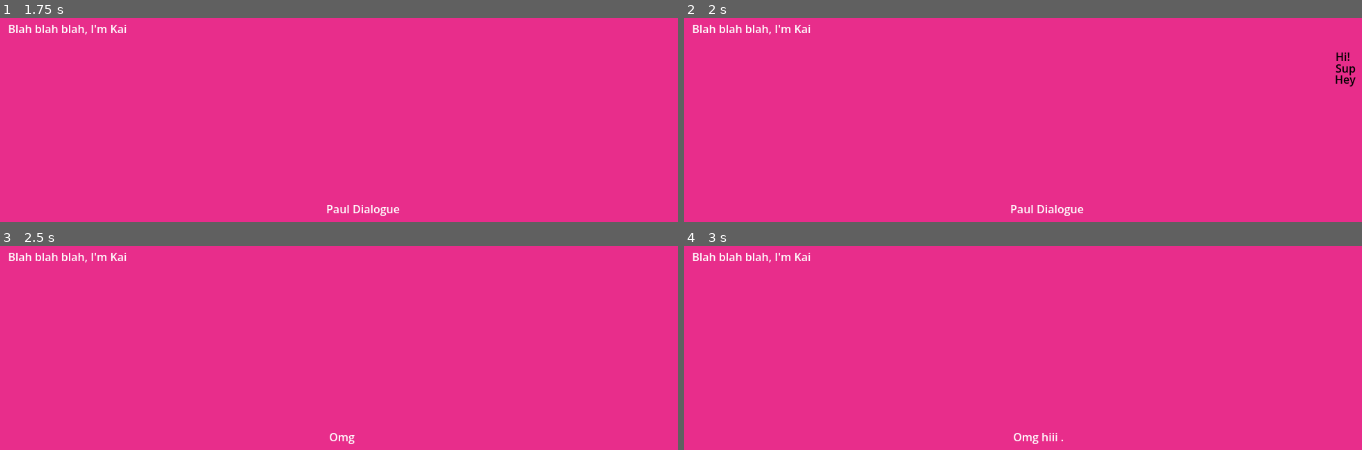
Above: before the commit, frames 1-4 (two rows, left to right).
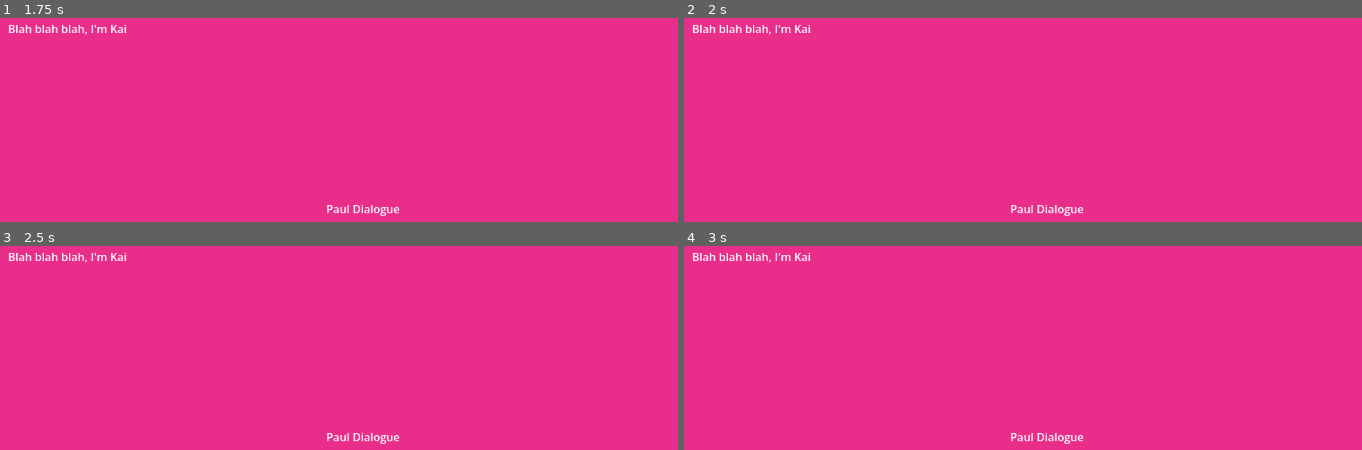
Above: after the commit, the same moments.

Repository: Chas-w/101_Lesbian_Dates
Game: Godot game, scene res://Templates/Scenes/issue_template.tscn
The game is run twice, just before and just after one commit, with the same random seed, the same clock (stepped at 60 frames per second) and the same inputs. The engine's default icon, where the game draws it, is replaced by a stand-in: a white triangle on a blue panel in a dark square.
Inputs (mouse positions are in pixels of both pictures, inside the frame that each line leads up to):
- Up to frame 1 (1.75 s): tap Enter (Enter) at 0.5, 0.6, 1.35 s
- Up to frame 2 (2 s): no input
- Up to frame 3 (2.5 s): click (657, 284) at 2 s, where only the run before the commit has a clickable "Hi!"
- Up to frame 4 (3 s): tap Space at 2.75 s; tap Enter (Enter) at 2.85 s

Frame 1 is identical in both runs. In frame 2, 0.2% of the frame differs, in the area x 96-100%, y 16-34%; in frame 3, 0.3%; in frame 4, 0.3%, in the area x 48-59%, y 91-98%.
Error after the commit: Invalid access to property or key 'Queue' on a base object of type 'Dictionary'. (res://Scripts/dialogue_manager.gd:88)

Commit message:
animations queue

Diff:
--- a/Data/Issue_001.json
+++ b/Data/Issue_001.json
@@ -4,76 +4,92 @@
 			{
 				"Status" : "scared",
 				"Status_is_Array" : false,
+				"Wait_For_Progression" : false,
 				"Line" : "Wait Kai I'm scared!",
 				"Vibe" : "Flirty",
 				"One_off" : false,
 				"Interruption" : false,
-				"Queue" : null
+				"Queue" : null,
+				"Queue_Async" : false
 
 			},
 			{
 				"Status" : "just do it!",
 				"Status_is_Array" : false,
+				"Wait_For_Progression" : false,
 				"Line" : "Just get it overwith!",
 				"Vibe" : "Flirty",
 				"One_off" : false,
 				"Interruption" : false,
-				"Queue" : null
+				"Queue" : null,
+				"Queue_Async" : false
 
 			},
 			{
 				"Status" : "bad idea",
 				"Status_is_Array" : false,
+				"Wait_For_Progression" : false,
 				"Line" : "I'm gonna get an infection",
 				"Vibe" : "Flirty",
 				"One_off" : false,
 				"Interruption" : false,
-				"Queue" : null
+				"Queue" : null,
+				"Queue_Async" : false
 			},
 			{
 				"Status" : "ouch",
 				"Status_is_Array" : false,
+				"Wait_For_Progression" : false,
 				"Line" : "OWW! OUCH . . . . . . ow . . . ok it's not that bad anymore",
 				"Vibe" : "Flirty",
 				"One_off" : false,
 				"Interruption" : false,
-				"Queue" : null
+				"Queue" : null,
+				"Queue_Async" : false
 			},
 			{
 				"Status" : "jesus",
 				"Status_is_Array" : false,
+				"Wait_For_Progression" : false,
 				"Line" : "jesus christ I'm so scared",
 				"Vibe" : "Flirty",
 				"One_off" : true,
 				"Interruption" : false,
-				"Queue" : null
+				"Queue" : null,
+				"Queue_Async" : false
 			},
 			{
 				"Status" : "jesus",
 				"Status_is_Array" : false,
+				"Wait_For_Progression" : false,
 				"Line" : "jesus christ I'm so scared",
 				"Vibe" : "Flirty",
 				"One_off" : true,
 				"Interruption" : false,
-				"Queue" : null
+				"Queue" : null,
+				"Queue_Async" : false
 			},
 			{
 				"Status" : "sensative",
 				"Status_is_Array" : false,
+				"Wait_For_Progression" : false,
 				"Line" : "my nips are so sensative though this is gonna hurt",
 				"Vibe" : "Flirty",
 				"One_off" : true,
 				"Interruption" : false,
-				"Queue" : null
+				"Queue" : null,
+				"Queue_Async" : false
 			},
 			{
 				"Status" : "idiot",
 				"Status_is_Array" : false,
+				"Wait_For_Progression" : false,
 				"Line" : "this is really stupid you know",
 				"Vibe" : "Flirty",
 				"One_off" : true,
 				"Interruption" : false,
-				"Queue" : null
+				"Queue" : null,
+				"Queue_Async" : false
 			}
 		]
 	},
@@ -84,70 +100,82 @@
 			{
 				"Status" : "next",
 				"Status_is_Array" : false,
+				"Wait_For_Progression" : true,
 				"Line" : "ok . . . ",
 				"Vibe" : "Friendly",
 				"Player_Response" : false,
 				"Next_Status" : "countdown 5",
 				"Response_Options" : null,
 				"Exit_Moment" : false,
-				"Queue" : null
+				"Queue" : null,
+				"Queue_Async" : false
 			},
 			{
 				"Status" : "countdown 5",
 				"Status_is_Array" : false,
+				"Wait_For_Progression" : false,
 				"Line" : "5 . . . ",
 				"Vibe" : "Friendly",
 				"Player_Response" : true,
 				"Next_Status" : null,
 				"Response_Options" : ["scared","just do it!","bad idea"],
 				"Exit_Moment" : false,
-				"Queue" : null
+				"Queue" : null ,
+				"Queue_Async" : false
 			},
 			{
 				"Status" : ["scared","just do it!","bad idea"]  ,
 				"Status_is_Array" : true,
+				"Wait_For_Progression" : false,
 				"Line" : "haha it'll be ok . . . ",
 				"Vibe" : "Flirty",
 				"Player_Response" : false,
 				"Next_Status" : "countdown 4",
 				"Response_Options" : null,
 				"Exit_Moment" : false,
-				"Queue" : null
+				"Queue" : null,
+				"Queue_Async" : false
 
 			},
 			{
 				"Status" : "countdown 4"  ,
 				"Status_is_Array" : false,
+				"Wait_For_Progression" : false,
 				"Line" : "4 . . . ",
 				"Vibe" : "Flirty",
 				"Player_Response" : true,
 				"Next_Status" : "puncture",
 				"Response_Options" : ["jesus", "sensative", "idiot"],
 				"Exit_Moment" : false,
-				"Queue" : null
+				"Queue" : null,
+				"Queue_Async" : false
 
 			},
 			{
-				"Status" : "puncture",
-				"Status_is_Array" : false,
+				"Status" : ["puncture", "jesus", "sensative", "idiot"],
+				"Status_is_Array" : true,
+				"Wait_For_Progression" : false,
 				"Line" : "3!",
 				"Vibe" : "Friendly",
 				"Player_Response" : true,
 				"Next_Status" : "ouch",
 				"Response_Options" : null,
 				"Exit_Moment" : false,
-				"Queue" : "puncture"
+				"Queue" : "Kai_Pierce_Paul",
+				"Queue_Async" : true
 			},
 			{
 				"Status" : "ouch",
 				"Status_is_Array" : false,
+				"Wait_For_Progression" : false,
 				"Line" : "Ok now do me!",
 				"Vibe" : "Friendly",
 				"Player_Response" : false,
 				"Next_Status" : "null",
 				"Response_Options" : null,
 				"Exit_Moment" : true,
-				"Queue" : null
+				"Queue" : null,
+				"Queue_Async" : false
 			}
 		]
 	},
--- a/Issues/Issue_001.tscn
+++ b/Issues/Issue_001.tscn
@@ -13,39 +13,6 @@
 [ext_resource type="Theme" uid="uid://bod5h5q0bmciw" path="res://Themes/comic_theme.tres" id="8_h8gaa"]
 [ext_resource type="Texture2D" uid="uid://cb6oxc8guiq0k" path="res://Imported Textures/black_bubble.png" id="8_pppn2"]
 [ext_resource type="Texture2D" uid="uid://b3kgil3r5hg1x" path="res://Imported Textures/brain.png" id="9_n8xr2"]
-
-[sub_resource type="ShaderMaterial" id="ShaderMaterial_ykgsn"]
-shader = ExtResource("2_pw7vx")
-shader_parameter/scale = Vector2(1, 1)
-shader_parameter/strength = 0.15
-shader_parameter/fps = 4.0
-shader_parameter/noise = ExtResource("3_ykgsn")
-
-[sub_resource type="ShaderMaterial" id="ShaderMaterial_c5erv"]
-shader = ExtResource("2_pw7vx")
-shader_parameter/scale = Vector2(3, 3)
-shader_parameter/strength = 0.25
-shader_parameter/fps = 2.0
-shader_parameter/noise = ExtResource("3_ykgsn")
-
-[sub_resource type="RectangleShape2D" id="RectangleShape2D_2eo31"]
-size = Vector2(29, 381.5)
-
-[sub_resource type="RectangleShape2D" id="RectangleShape2D_pw7vx"]
-size = Vector2(416.5, 26.5)
-
-[sub_resource type="Gradient" id="Gradient_m6anw"]
-colors = PackedColorArray(0, 1, 0, 1, 1, 1, 0, 1)
-
-[sub_resource type="GradientTexture2D" id="GradientTexture2D_gda5h"]
-gradient = SubResource("Gradient_m6anw")
-
-[sub_resource type="Gradient" id="Gradient_gda5h"]
-offsets = PackedFloat32Array(0, 0.5, 1)
-colors = PackedColorArray(1, 0, 0, 1, 1, 0, 0, 1, 1, 0, 0, 1)
-
-[sub_resource type="GradientTexture2D" id="GradientTexture2D_n8xr2"]
-gradient = SubResource("Gradient_gda5h")
 
 [sub_resource type="Animation" id="Animation_m6anw"]
 resource_name = "Kai_Pierce_Paul"
@@ -85,6 +52,39 @@
 &"RESET": SubResource("Animation_gda5h")
 }
 
+[sub_resource type="ShaderMaterial" id="ShaderMaterial_ykgsn"]
+shader = ExtResource("2_pw7vx")
+shader_parameter/scale = Vector2(1, 1)
+shader_parameter/strength = 0.15
+shader_parameter/fps = 4.0
+shader_parameter/noise = ExtResource("3_ykgsn")
+
+[sub_resource type="ShaderMaterial" id="ShaderMaterial_c5erv"]
+shader = ExtResource("2_pw7vx")
+shader_parameter/scale = Vector2(3, 3)
+shader_parameter/strength = 0.25
+shader_parameter/fps = 2.0
+shader_parameter/noise = ExtResource("3_ykgsn")
+
+[sub_resource type="RectangleShape2D" id="RectangleShape2D_2eo31"]
+size = Vector2(29, 381.5)
+
+[sub_resource type="RectangleShape2D" id="RectangleShape2D_pw7vx"]
+size = Vector2(416.5, 26.5)
+
+[sub_resource type="Gradient" id="Gradient_m6anw"]
+colors = PackedColorArray(0, 1, 0, 1, 1, 1, 0, 1)
+
+[sub_resource type="GradientTexture2D" id="GradientTexture2D_gda5h"]
+gradient = SubResource("Gradient_m6anw")
+
+[sub_resource type="Gradient" id="Gradient_gda5h"]
+offsets = PackedFloat32Array(0, 0.5, 1)
+colors = PackedColorArray(1, 0, 0, 1, 1, 0, 0, 1, 1, 0, 0, 1)
+
+[sub_resource type="GradientTexture2D" id="GradientTexture2D_n8xr2"]
+gradient = SubResource("Gradient_gda5h")
+
 [sub_resource type="ShaderMaterial" id="ShaderMaterial_h8gaa"]
 shader = ExtResource("2_pw7vx")
 shader_parameter/scale = Vector2(1, 1)
@@ -95,8 +95,13 @@
 [sub_resource type="Theme" id="Theme_r00si"]
 RichTextLabel/icons/horizontal_rule = ExtResource("8_pppn2")
 
-[node name="Issue 001" type="Node2D" unique_id=555184923]
+[node name="Issue 001" type="Node2D" unique_id=555184923 node_paths=PackedStringArray("dialogue_controller", "anim_player")]
 script = ExtResource("1_pw7vx")
+dialogue_controller = NodePath("CanvasLayer/Everything/Game/Dialogue Control")
+anim_player = NodePath("AnimationPlayer")
+
+[node name="AnimationPlayer" type="AnimationPlayer" parent="." unique_id=991101189]
+libraries/ = SubResource("AnimationLibrary_gda5h")
 
 [node name="CanvasLayer" type="CanvasLayer" parent="." unique_id=1037097185]
 
@@ -249,10 +254,6 @@
 position = Vector2(86.00006, 241)
 scale = Vector2(2.9619396, 0.23475462)
 texture = SubResource("GradientTexture2D_n8xr2")
-
-[node name="AnimationPlayer" type="AnimationPlayer" parent="CanvasLayer/Everything/Game/Needle" unique_id=991101189]
-root_node = NodePath("../../../../..")
-libraries/ = SubResource("AnimationLibrary_gda5h")
 
 [node name="Dialogue Control" type="Control" parent="CanvasLayer/Everything/Game" unique_id=1955836158 node_paths=PackedStringArray("ISSUE", "brain", "brain_spawn_loc", "paul_dialogue", "date_dialogue", "progression_icon")]
 layout_mode = 1
--- a/Scripts/Issues/issue_001.gd
+++ b/Scripts/Issues/issue_001.gd
@@ -1,6 +1,7 @@
 extends Node2D
 
-
+@export var dialogue_controller : Control
+@export var anim_player : AnimationPlayer
 # Called when the node enters the scene tree for the first time.
 func _ready():
 	pass # Replace with function body.
@@ -9,3 +10,10 @@
 # Called every frame. 'delta' is the elapsed time since the previous frame.
 func _process(delta):
 	pass
+
+func _play_anim(anim : String):
+	anim_player.play(anim)
+	pass #if can't progress unless animation is played
+
+func _wait_for_gameplay(gameplay, next_status):
+	pass #if can't progress until gameplay has been finished
--- a/Scripts/dialogue_manager.gd
+++ b/Scripts/dialogue_manager.gd
@@ -47,11 +47,9 @@
 	if (waiting_for_progression):
 		progression_icon.visible = true
 		if (Input.is_action_just_pressed("Enter")):
-			print(speaker)
 			if (speaker == date_name && current_dialogue.Player_Response):
 				_progress_paul_response(current_dialogue.Next_Status)
 			elif ((speaker == date_name && !current_dialogue.Player_Response) || (speaker == "Paul" && (current_dialogue.One_off || current_dialogue.Interruption))):
-				print(next_status)
 				_progress_date_dialogue(next_status)
 			waiting_for_progression = false
 			progression_icon.visible = false
@@ -85,19 +83,33 @@
 				#play audio
 				buffer = randf_range(.01,display_buffer)
 			else:
-				if (character == date_name):
-					if (current_dialogue.Next_Status != null):
+				display_line = false
+				setup_display = false
+				if (current_dialogue.Queue == null):
+					if (current_dialogue.Wait_For_Progression):
 							next_status = current_dialogue.Next_Status
 							waiting_for_progression = true
-					if (current_dialogue.Response_Options != null):
-						_display_paul_options()
 					else:
-						waiting_for_progression = true
-				display_line = false
-				setup_display = false
-				if (character == "Paul"):
-					if (!current_dialogue.One_off && !current_dialogue.Interruption):
-						_progress_date_dialogue(paul_status)
+						if (character == date_name):
+							if (current_dialogue.Response_Options != null):
+								_display_paul_options()
+							else:
+								if(current_dialogue.Player_Response):
+									_progress_paul_response(current_dialogue.Next_Status)
+								else:
+									_progress_date_dialogue(current_dialogue.Next_Status)
+								pass
+						if (character == "Paul"):
+							#if (!current_dialogue.One_off && !current_dialogue.Interruption):
+							_progress_date_dialogue(paul_status)
+				else:
+					if (!current_dialogue.Queue_Async):
+						pass
+					else:
+						ISSUE._play_anim(current_dialogue.Queue)
+						if (character == date_name):
+							if (current_dialogue.Player_Response && !current_dialogue.Wait_For_Progression):
+								_progress_paul_response(current_dialogue.Next_Status)
 
 func _progress_date_dialogue(status : String): #used to call and display next dialogue option
 	if (!display_line):
